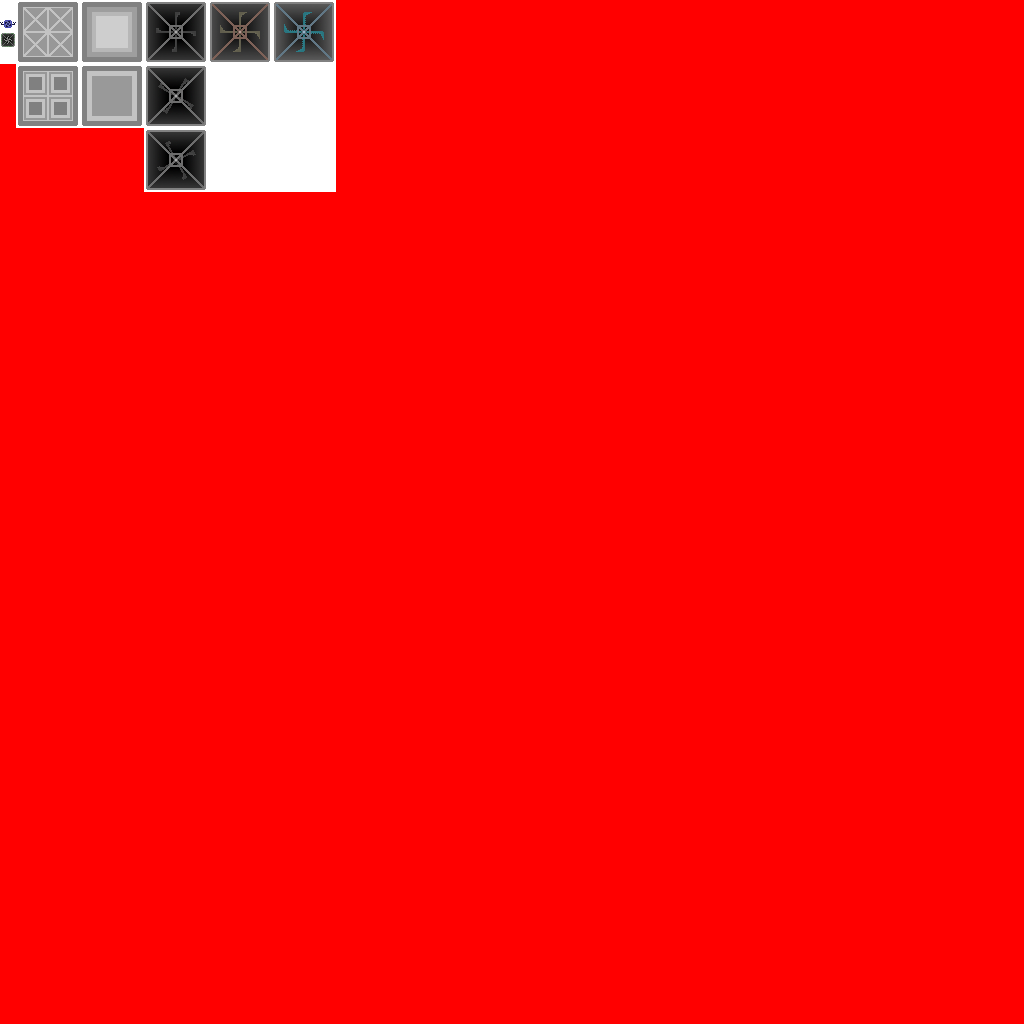
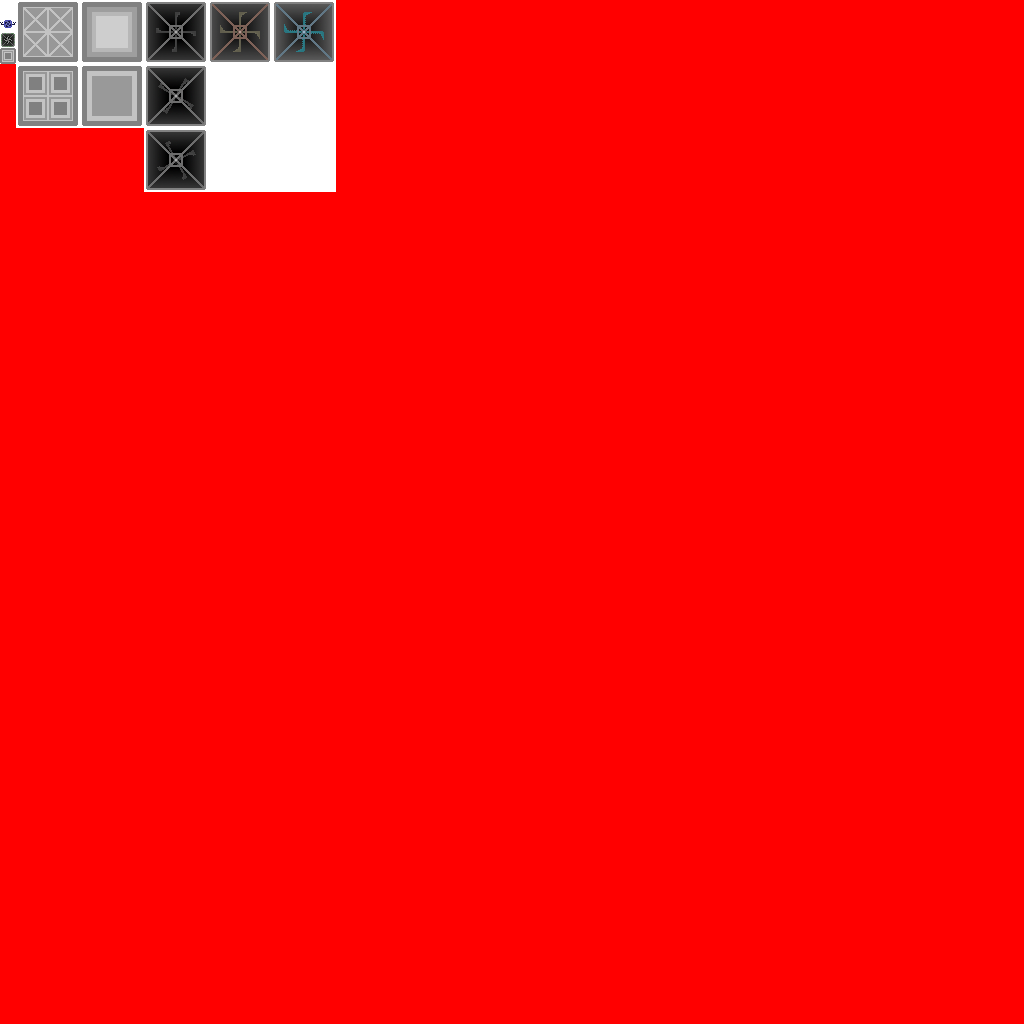
Revision of a layered 1024x1024 image; what changed, layer by layer:
added layer "quick_factory" above "builder_atlas.png" over box(0, 48, 16, 64)
